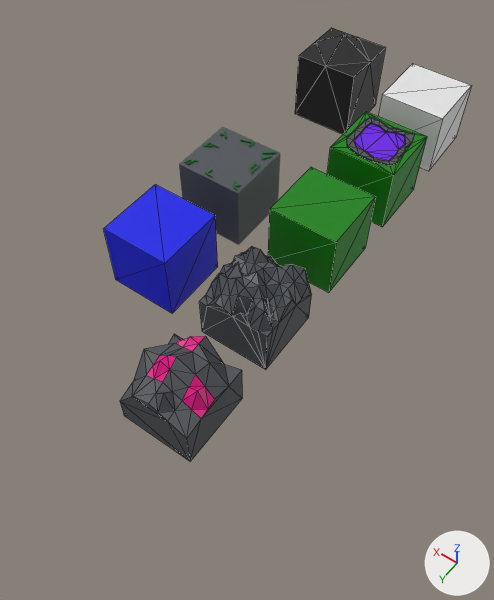
What one commit did to the COLLADA model Map Setup/Assets/Map1_Tiles.dae.
Camera for both pictures: a 50 mm camera at (-5.92, 11.69, 13.47) aimed at (0.55, 2.63, -0.77). Lighting does not change. The marker at lower right points along +X, +Y and +Z. Mesh edges are drawn as thin lines on the coarser meshes.

Objects in the first picture: 'CenterRock', 'Crystal', 'Empty', 'ExitPortal', 'Ground', 'PlayerSpawn', 'Unbreakable', 'Water'.
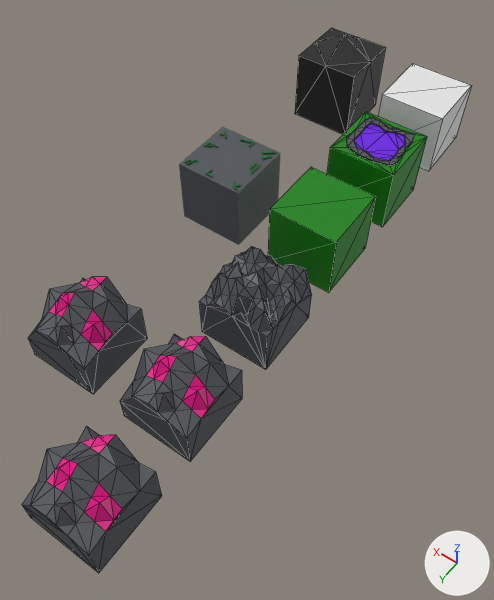
Location of each change, [x1, y1, x2, y2] in pixels of the pictures (494 x 600 px):
'CrystalBlue', added
    after: [22, 426, 162, 573]
    faces in mat_stone_001 (dark grey #505458): [22, 426, 162, 573]
    faces in mat_crystal_001 (pink #e7008a): [47, 435, 122, 532]
'Water', deleted
    before: [104, 185, 218, 313]
'CrystalGreen', added
    after: [28, 277, 147, 394]
    faces in mat_stone_002 (dark grey #505458): [28, 277, 147, 394]
    faces in mat_crystal_002 (pink #e7008a): [49, 277, 112, 351]

What the commit changed:
Material 'Crystal.001' (mat_crystal_001) is new.
Its base color is (0.8, 0.0, 0.253) (pink #e7008a).
Material 'stone.001' (mat_stone_001) is new.
Its base color is (0.08, 0.0878, 0.0985) (dark grey #505458).
Material 'Crystal.002' (mat_crystal_002) is new.
Its base color is (0.8, 0.0, 0.253) (pink #e7008a).
Material 'stone.002' (mat_stone_002) is new.
Its base color is (0.08, 0.0878, 0.0985) (dark grey #505458).
Mesh me_cube_008 is new.
It has 49 vertices, 94 faces and spans x -1.0..1.0, y -1.0..1.0, z -1.0..1.18.
Faces by material slot: [70, 24].
It uses material mat_stone_001 (dark grey #505458).
It uses material mat_crystal_001 (pink #e7008a).
Mesh me_cube_009 is new.
It has 49 vertices, 94 faces and spans x -1.0..1.0, y -1.0..1.0, z -1.0..1.18.
Faces by material slot: [70, 24].
It uses material mat_stone_002 (dark grey #505458).
It uses material mat_crystal_002 (pink #e7008a).
Object 'Water' (ob_water) is deleted.
Object 'CrystalBlue' (ob_crystalblue) is new; it shows me_cube_008.
Its location is (0.0, 9.0, 0.0).
Object 'CrystalGreen' (ob_crystalgreen) is new; it shows me_cube_009.
Its location is (3.0, 6.0, 0.0).
